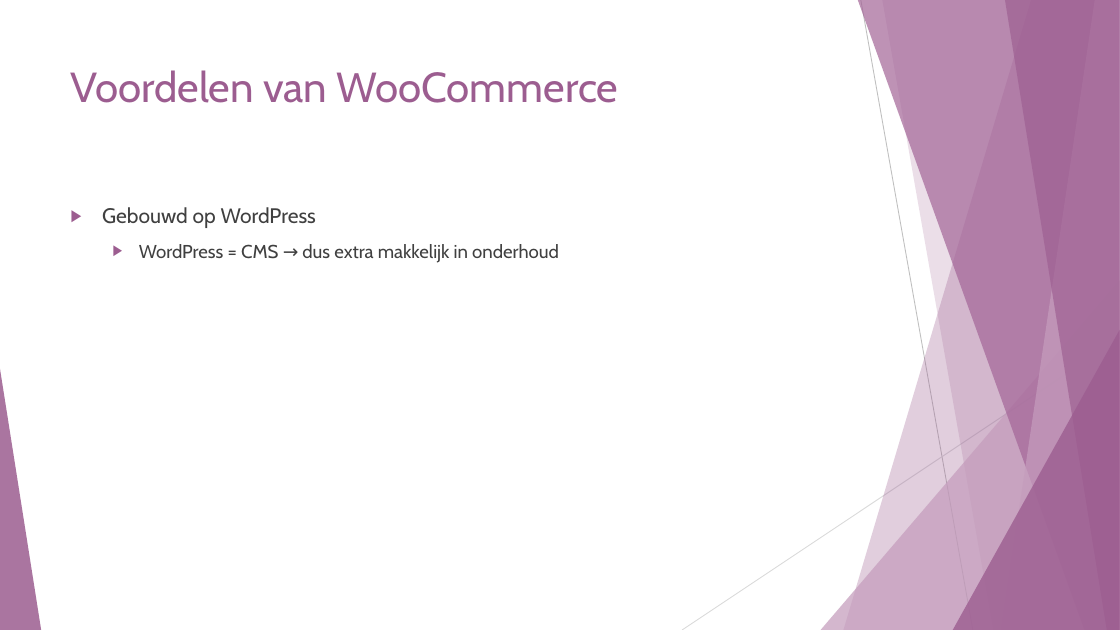
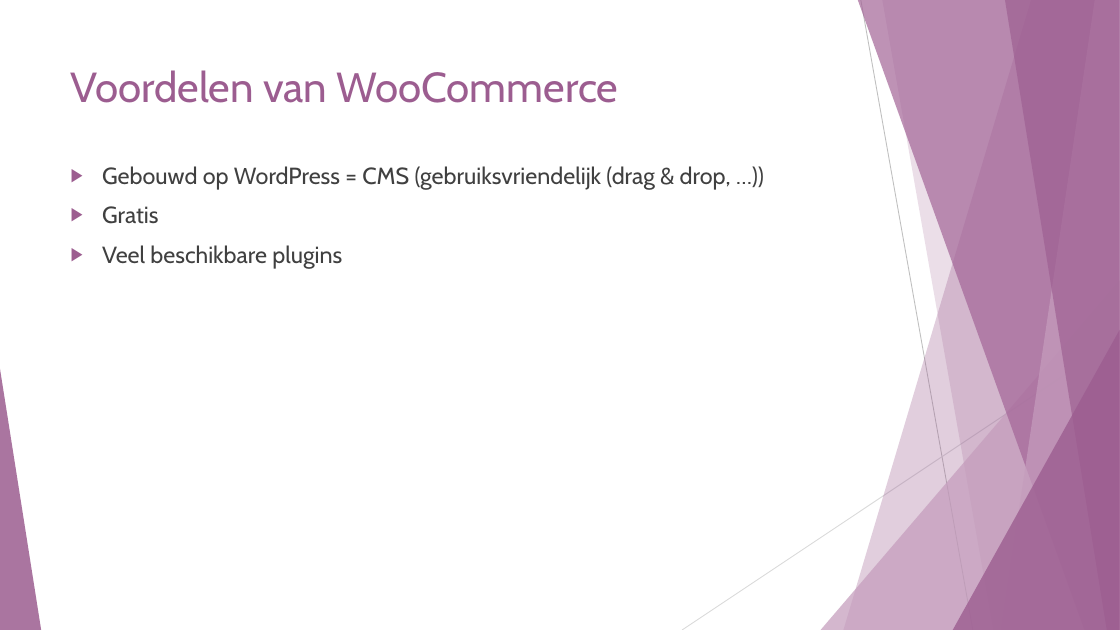
Before and after one commit to SarahJehin/WebResearch, a slide deck: slide 25 of new_technology/Wordpress - WooCommerce.pptx (slide 27 before the commit). Drawn at 1120x630 pixels with LibreOffice and Linux fonts; fonts in the diff are those of the drawing. Boxes give left, top, right and bottom in pixels: in the first picture for what was removed or moved away, otherwise in the second. Text is boxed around its words. In the diff, an @@ line names an element or a change of style, - is before the commit and + after.

```diff
--- a/new_technology/Wordpress - WooCommerce.pptx
+++ b/new_technology/Wordpress - WooCommerce.pptx
@@ text at [102,166,731,269]: text changed; size 16 to 20 pt @@
-▶ Gebouwd op WordPress
-  ▶ WordPress = CMS → dus extra makkelijk in onderhoud
+▶ Gebouwd op WordPress = CMS (gebruiksvriendelijk (drag & drop, …))
+▶ Gratis
+▶ Veel beschikbare plugins
```
Also in this commit, not shown: 13 other slides changed, 4 slides added, 4 slides removed, 3 other files.
